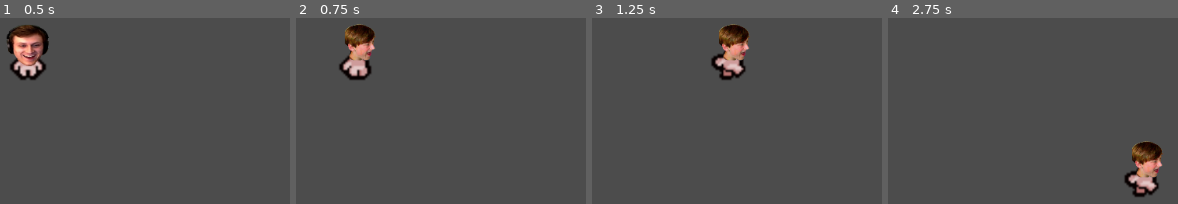
Above: before the commit, frames 1-4 (left to right).
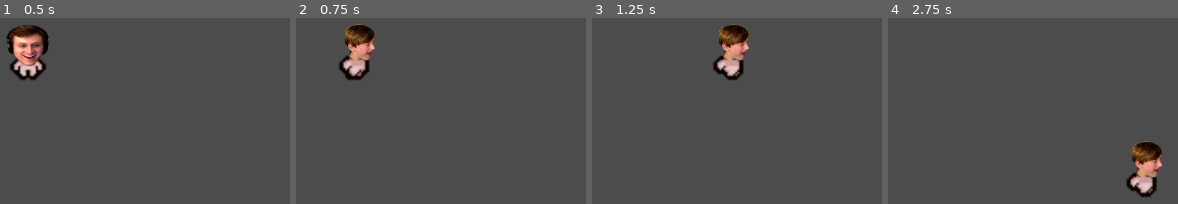
Above: after the commit, the same moments.

Repository: alexanderremm/kirkland
Game: Godot game, scene res://scenes/Root.tscn
Two runs of this game, one before a commit and one after it. Both use one fixed random seed, a clock stepped at 60 frames per second and the inputs below.
Inputs:
- Up to frame 1 (0.5 s): no input
- Up to frame 2 (0.75 s): tap Enter at 0.5 s; hold D (ui_right) from 0.53 s (still down)
- Up to frame 3 (1.25 s): keep holding D (ui_right)
- Up to frame 4 (2.75 s): release D (ui_right) at 1.28 s; hold S (ui_down) 1.28-2.03 s; hold D (ui_right) from 2.03 s (still down)

Frame 1 is identical in both runs. In frame 2, 0.4% of the frame differs, in the area x 14-26%, y 20-34%; in frame 3, 0.8%, in the area x 41-54%, y 18-34%; in frame 4, 0.8%.

Commit message:
Fixed Adam walking diagonally animation

Diff:
--- a/scenes/Kirkland.tscn
+++ b/scenes/Kirkland.tscn
@@ -15,121 +15,121 @@
 "speed": 5.0
 } ]
 
-[sub_resource type="CapsuleShape2D" id=1]
+[sub_resource type="CapsuleShape2D" id=2]
 radius = 25.8573
 height = 16.2531
 
-[sub_resource type="AtlasTexture" id=2]
+[sub_resource type="AtlasTexture" id=3]
 flags = 4
 atlas = ExtResource( 2 )
 region = Rect2( 0, 64, 32, 32 )
 
-[sub_resource type="AtlasTexture" id=3]
+[sub_resource type="AtlasTexture" id=4]
 flags = 4
 atlas = ExtResource( 2 )
 region = Rect2( 32, 64, 32, 32 )
 
-[sub_resource type="AtlasTexture" id=4]
+[sub_resource type="AtlasTexture" id=5]
 flags = 4
 atlas = ExtResource( 2 )
 region = Rect2( 64, 64, 32, 32 )
 
-[sub_resource type="AtlasTexture" id=5]
+[sub_resource type="AtlasTexture" id=6]
 flags = 4
 atlas = ExtResource( 2 )
 region = Rect2( 96, 64, 32, 32 )
 
-[sub_resource type="AtlasTexture" id=6]
+[sub_resource type="AtlasTexture" id=7]
 flags = 4
 atlas = ExtResource( 2 )
 region = Rect2( 128, 64, 32, 32 )
 
-[sub_resource type="AtlasTexture" id=7]
+[sub_resource type="AtlasTexture" id=8]
 flags = 4
 atlas = ExtResource( 2 )
 region = Rect2( 160, 64, 32, 32 )
 
-[sub_resource type="AtlasTexture" id=8]
+[sub_resource type="AtlasTexture" id=9]
 flags = 4
 atlas = ExtResource( 2 )
 region = Rect2( 192, 64, 32, 32 )
 
-[sub_resource type="AtlasTexture" id=9]
+[sub_resource type="AtlasTexture" id=10]
 flags = 4
 atlas = ExtResource( 2 )
 region = Rect2( 224, 64, 32, 32 )
 
-[sub_resource type="AtlasTexture" id=10]
+[sub_resource type="AtlasTexture" id=11]
 flags = 4
 atlas = ExtResource( 2 )
 region = Rect2( 0, 96, 32, 32 )
 
-[sub_resource type="AtlasTexture" id=11]
+[sub_resource type="AtlasTexture" id=12]
 flags = 4
 atlas = ExtResource( 2 )
 region = Rect2( 32, 96, 32, 32 )
 
-[sub_resource type="AtlasTexture" id=12]
+[sub_resource type="AtlasTexture" id=13]
 flags = 4
 atlas = ExtResource( 2 )
 region = Rect2( 192, 0, 32, 32 )
 
-[sub_resource type="AtlasTexture" id=13]
+[sub_resource type="AtlasTexture" id=14]
 flags = 4
 atlas = ExtResource( 2 )
 region = Rect2( 224, 0, 32, 32 )
 
-[sub_resource type="AtlasTexture" id=14]
+[sub_resource type="AtlasTexture" id=15]
 flags = 4
 atlas = ExtResource( 2 )
 region = Rect2( 0, 32, 32, 32 )
 
-[sub_resource type="AtlasTexture" id=15]
+[sub_resource type="AtlasTexture" id=16]
 flags = 4
 atlas = ExtResource( 2 )
 region = Rect2( 32, 32, 32, 32 )
 
-[sub_resource type="AtlasTexture" id=16]
+[sub_resource type="AtlasTexture" id=17]
 flags = 4
 atlas = ExtResource( 2 )
 region = Rect2( 64, 32, 32, 32 )
 
-[sub_resource type="AtlasTexture" id=17]
+[sub_resource type="AtlasTexture" id=18]
 flags = 4
 atlas = ExtResource( 2 )
 region = Rect2( 96, 32, 32, 32 )
 
-[sub_resource type="AtlasTexture" id=18]
+[sub_resource type="AtlasTexture" id=19]
 flags = 4
 atlas = ExtResource( 2 )
 region = Rect2( 128, 32, 32, 32 )
 
-[sub_resource type="AtlasTexture" id=19]
+[sub_resource type="AtlasTexture" id=20]
 flags = 4
 atlas = ExtResource( 2 )
 region = Rect2( 160, 32, 32, 32 )
 
-[sub_resource type="AtlasTexture" id=20]
+[sub_resource type="AtlasTexture" id=21]
 flags = 4
 atlas = ExtResource( 2 )
 region = Rect2( 192, 32, 32, 32 )
 
-[sub_resource type="AtlasTexture" id=21]
+[sub_resource type="AtlasTexture" id=22]
 flags = 4
 atlas = ExtResource( 2 )
 region = Rect2( 224, 32, 32, 32 )
 
-[sub_resource type="SpriteFrames" id=22]
+[sub_resource type="SpriteFrames" id=23]
 animations = [ {
-"frames": [ SubResource( 2 ), SubResource( 3 ), SubResource( 4 ), SubResource( 5 ), SubResource( 6 ), SubResource( 7 ), SubResource( 8 ), SubResource( 9 ), SubResource( 10 ), SubResource( 11 ) ],
+"frames": [ SubResource( 3 ), SubResource( 4 ), SubResource( 5 ), SubResource( 6 ), SubResource( 7 ), SubResource( 8 ), SubResource( 9 ), SubResource( 10 ), SubResource( 11 ), SubResource( 12 ) ],
 "loop": true,
 "name": "right_left",
-"speed": 5.0
+"speed": 10.0
 }, {
-"frames": [ SubResource( 12 ), SubResource( 13 ), SubResource( 14 ), SubResource( 15 ), SubResource( 16 ), SubResource( 17 ), SubResource( 18 ), SubResource( 19 ), SubResource( 20 ), SubResource( 21 ) ],
+"frames": [ SubResource( 13 ), SubResource( 14 ), SubResource( 15 ), SubResource( 16 ), SubResource( 17 ), SubResource( 18 ), SubResource( 19 ), SubResource( 20 ), SubResource( 21 ), SubResource( 22 ) ],
 "loop": true,
 "name": "front_back",
-"speed": 5.0
+"speed": 10.0
 } ]
 
 [node name="Kirkland" type="KinematicBody2D"]
@@ -137,15 +137,15 @@
 
 [node name="head" type="AnimatedSprite" parent="."]
 scale = Vector2( 0.177852, 0.177852 )
-frames = SubResource( 23 )
+frames = SubResource( 1 )
 
 [node name="CollisionShape2D" type="CollisionShape2D" parent="."]
 position = Vector2( 0.943863, 9.31357 )
-shape = SubResource( 1 )
+shape = SubResource( 2 )
 
 [node name="body" type="AnimatedSprite" parent="."]
 position = Vector2( 0.321772, 21.7408 )
 scale = Vector2( 2.5338, 2.5338 )
 z_index = -1
-frames = SubResource( 22 )
+frames = SubResource( 23 )
 animation = "front_back"
--- a/scripts/Kirkland.gd
+++ b/scripts/Kirkland.gd
@@ -13,36 +13,39 @@
 	velocity = Vector2()
 	$body.play()
 	if Input.is_action_pressed("ui_left"):
-		velocity.x = -WALK_SPEED
-		# adjust animation/head
-		$body.animation = 'right_left'
-		$body.flip_h = true
-		$head.frame = 3
+		velocity.x = -1
 	if Input.is_action_pressed("ui_right"):
-		velocity.x =  WALK_SPEED
-		# adjust animation/head
-		$body.animation = 'right_left'
-		$body.flip_h = false
-		$head.frame = 2
+		velocity.x = 1
 	if Input.is_action_pressed("ui_up"):
-		velocity.y = -WALK_SPEED
+		velocity.y = -1
 		# adjust animation/head
 		$body.animation = 'front_back'
+		$body.play('front_back', true)
 		$head.frame = 1
 	if Input.is_action_pressed("ui_down"):
-		velocity.y =  WALK_SPEED
+		velocity.y = 1
 		# adjust animation/head
 		$body.animation = 'front_back'
 		$head.frame = 0
 
-	# Don't play an animation if he is not moving
-	if velocity == Vector2(0, 0):
-		$body.stop()
-		$body.animation = 'front_back'
-		$body.frame = 2
-		$head.frame = 0
+	# Animation control
+	match velocity:
+		# Don't play an animation if he is not moving
+		Vector2(0, 0):
+			$body.stop()
+			$body.animation = 'front_back'
+			$body.frame = 2
+			$head.frame = 0
+		Vector2(1, 0):
+			$body.animation = 'right_left'
+			$body.flip_h = false
+			$head.frame = 2
+		Vector2(-1, 0):
+			$body.animation = 'right_left'
+			$body.flip_h = true
+			$head.frame = 3
 
-	move_and_slide(velocity, Vector2(0, 0))
+	move_and_slide(WALK_SPEED * velocity, Vector2(0, 0))
 
 
 # Called every frame. 'delta' is the elapsed time since the previous frame.
Not shown: 1 places in scenes/Kirkland.tscn that only renumber resources
